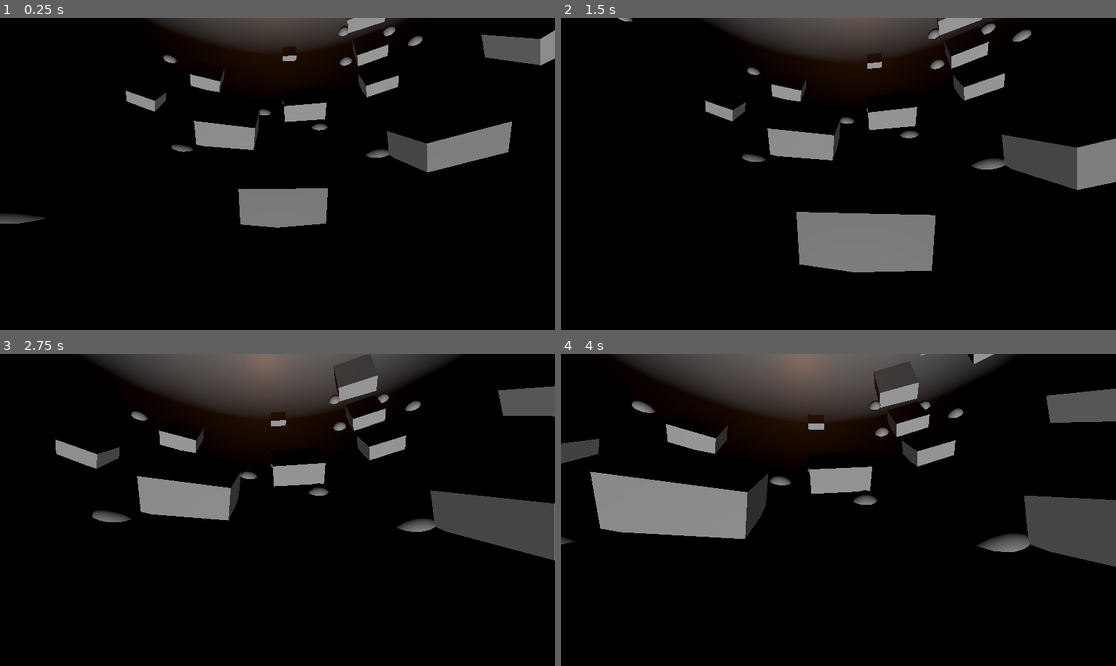
Above: before the commit, frames 1-4 (two rows, left to right).
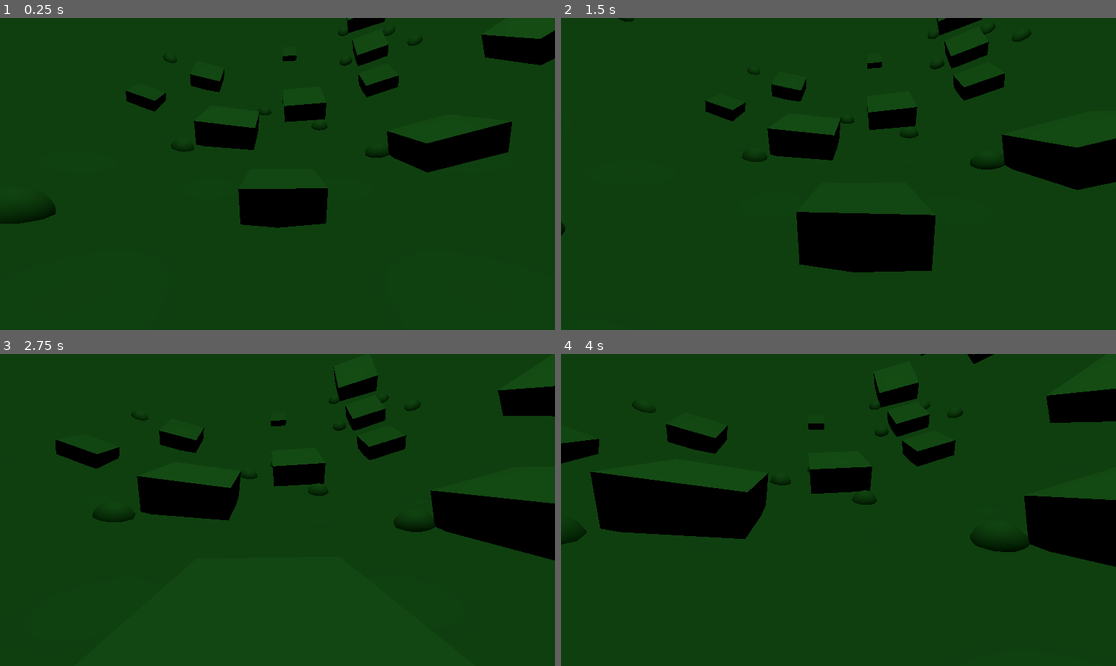
Above: after the commit, the same moments.

Repository: mydr3z/The-Core
Game: Godot game, scene res://root.tscn
Two runs of this game, one before a commit and one after it. Both use one fixed random seed, a clock stepped at 60 frames per second and the inputs below.
Inputs (mouse positions are in pixels of both pictures, inside the frame that each line leads up to):
- Up to frame 1 (0.25 s): no input
- Up to frame 2 (1.5 s): tap Enter at 0.5 s; move the mouse to (866, 174) at 0.52 s; hold Up (ui_up) from 0.53 s (still down); move the mouse to (810, 174) at 1.27 s
- Up to frame 3 (2.75 s): keep holding Up (ui_up); move the mouse to (288, 503) at 2.02 s
- Up to frame 4 (4 s): keep holding Up (ui_up); move the mouse to (832, 516) at 2.77 s; move the mouse to (877, 513) at 3.52 s

The runs differ from the first frame. In frame 1, 100% of the frame differs, in the area x 0-100%, y 0-100%; in frame 2, 100%; in frame 3, 100%; in frame 4, 100%.

Commit message:
feat: добавлен точечный источник света в центр сферы

Diff:
--- a/root.tscn
+++ b/root.tscn
@@ -10,15 +10,7 @@
 radial_segments = 32
 rings = 16
 
-[node name="DirectionalLight3D" type="DirectionalLight3D" parent="."]
-transform = Transform3D(1, 0, 0, 0, 0.9234515, 0.38371518, 0, -0.38371518, 0.9234515, 0, 0, 0)
-
 [node name="OmniLight3D" type="OmniLight3D" parent="."]
-transform = Transform3D(1, 0, 0, 0, 1, 0, 0, 0, 1, 0, 18, 0)
-light_color = Color(0.3634665, 0.6802222, 0.35959387, 1)
-omni_range = 15.244
-
-[node name="OmniLight3D2" type="OmniLight3D" parent="."]
-transform = Transform3D(1, 0, 0, 0, 1, 0, 0, 0, 1, 0, -18, 0)
-light_color = Color(0.8353732, 0.49713832, 0.23553503, 1)
-omni_range = 15.244
+light_color = Color(0.3318217, 0.95620066, 0.33279783, 1)
+light_energy = 10.0
+omni_range = 25.0
